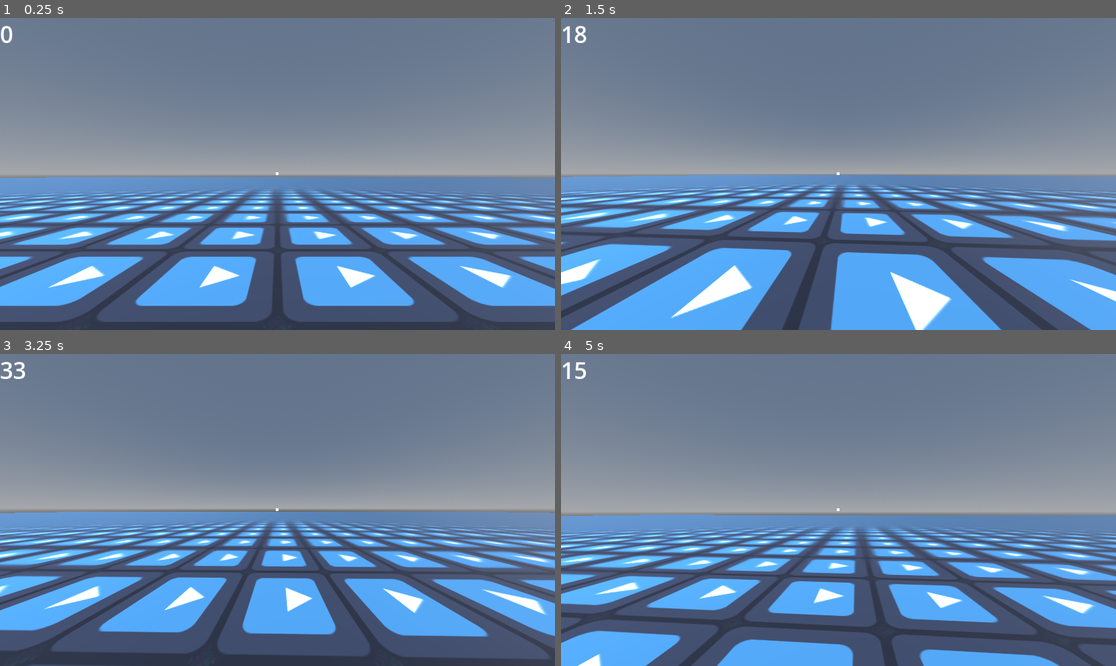
Above: before the commit, frames 1-4 (two rows, left to right).
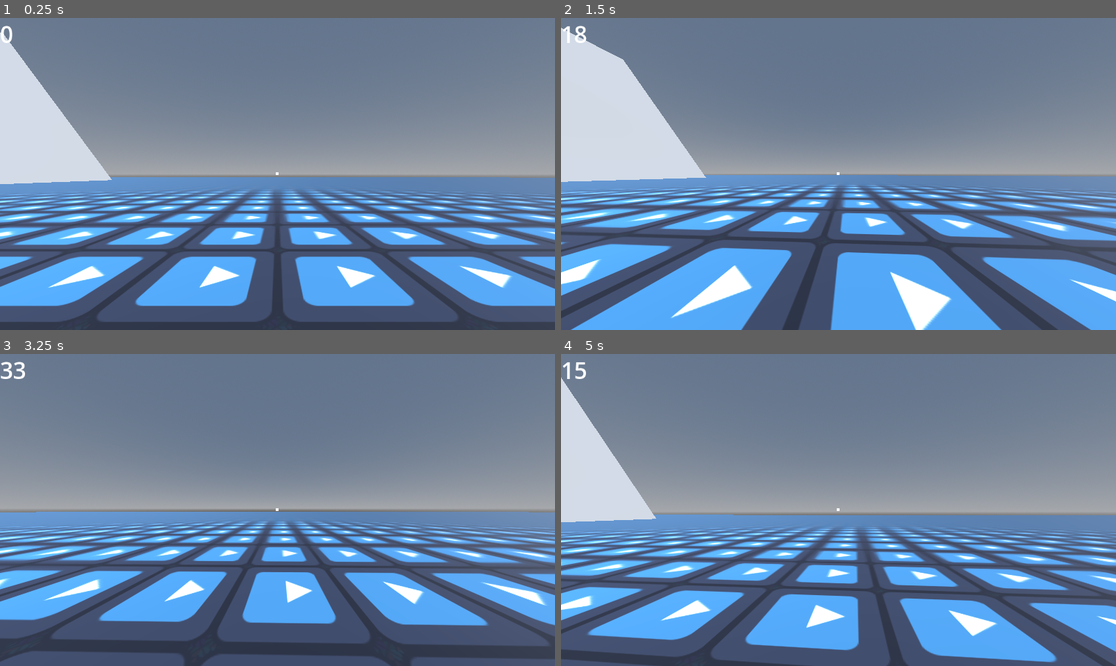
Above: after the commit, the same moments.

Repository: uniqueusername/zeta
Game: Godot game, scene res://levels/world.tscn
Same seed, same stepped clock (60 frames per second), same inputs: the game is played once before the commit and once after it. The engine's default icon, where the game draws it, is replaced by a stand-in: a white triangle on a blue panel in a dark square.
Inputs (mouse positions are in pixels of both pictures, inside the frame that each line leads up to):
- Up to frame 1 (0.25 s): no input
- Up to frame 2 (1.5 s): tap Enter at 0.5 s; move the mouse to (866, 174) at 0.52 s; hold C (slide) 0.53-1.28 s; hold W (forward) from 0.53 s (still down); tap Space (jump) at 0.77 s; move the mouse to (810, 174) at 1.27 s; tap Shift (dash) at 1.35 s
- Up to frame 3 (3.25 s): keep holding W (forward); tap Space (jump) at 1.52, 3.02 s; tap C (slide) at 1.55, 2.3, 3.05 s; move the mouse to (288, 503) at 2.02 s; hold F (fire_hook) 2.03-2.78 s; move the mouse to (271, 516) at 2.77 s; tap V (parry) at 2.85 s
- Up to frame 4 (5 s): keep holding W (forward); move the mouse to (877, 513) at 3.52 s; hold C (slide) 3.53-4.28 s; tap Space (jump) at 3.77, 4.52 s; move the mouse to (794, 506) at 4.27 s; tap C (slide) at 4.35 s

The runs differ from the first frame. In frame 1, 5.0% of the frame differs, in the area x 0-21%, y 4-54%; in frame 2, 7.8%; in frame 3, 27%; in frame 4, 30%, in the area x 0-100%, y 7-100%.

Commit message:
fix slope sliding

Diff:
--- a/levels/world.tscn
+++ b/levels/world.tscn
@@ -18,6 +18,10 @@
 [sub_resource type="Environment" id="Environment_cuhrp"]
 background_mode = 2
 sky = SubResource("Sky_an4fd")
+
+[sub_resource type="PrismMesh" id="PrismMesh_oej0m"]
+left_to_right = -0.7
+size = Vector3(25, 50, 100)
 
 [node name="world" type="Node3D"]
 
@@ -41,3 +45,8 @@
 [node name="DirectionalLight3D" type="DirectionalLight3D" parent="."]
 transform = Transform3D(0.479565, 0.0114709, 0.877428, -0.877509, 0.0062689, 0.479524, 0, -0.999915, 0.0130722, 0, 0, 0)
 shadow_enabled = true
+
+[node name="CSGMesh3D" type="CSGMesh3D" parent="."]
+transform = Transform3D(0.997876, 0.0651419, 0, -0.0651419, 0.997876, 0, 0, 0, 1, -39.0291, 9.00541, 0)
+use_collision = true
+mesh = SubResource("PrismMesh_oej0m")
--- a/objects/player/movement.gd
+++ b/objects/player/movement.gd
@@ -47,7 +47,7 @@
 	var input_dir: Vector2 = Input.get_vector("left", "right", "backward", "forward")
 	var movement_dir: Vector2 = _calculate_movement_dir(input_dir)
 
-	if not p.is_on_floor(): _apply_gravity(delta)
+	_apply_gravity(delta)
 	if not sliding: _handle_walking(movement_dir, delta)
 	else: _handle_sliding(movement_dir, delta)
 	if hooked: _handle_hook(delta)
--- a/objects/player/player.tscn
+++ b/objects/player/player.tscn
@@ -48,6 +48,10 @@
 [sub_resource type="CapsuleMesh" id="CapsuleMesh_8k27h"]
 
 [node name="player" type="CharacterBody3D"]
+wall_min_slide_angle = 0.0
+floor_stop_on_slope = false
+floor_block_on_wall = false
+floor_snap_length = 1.0
 
 [node name="AspectRatioContainer" type="AspectRatioContainer" parent="."]
 offset_right = 127.0
Not shown: 1 places in levels/world.tscn that only renumber resources
